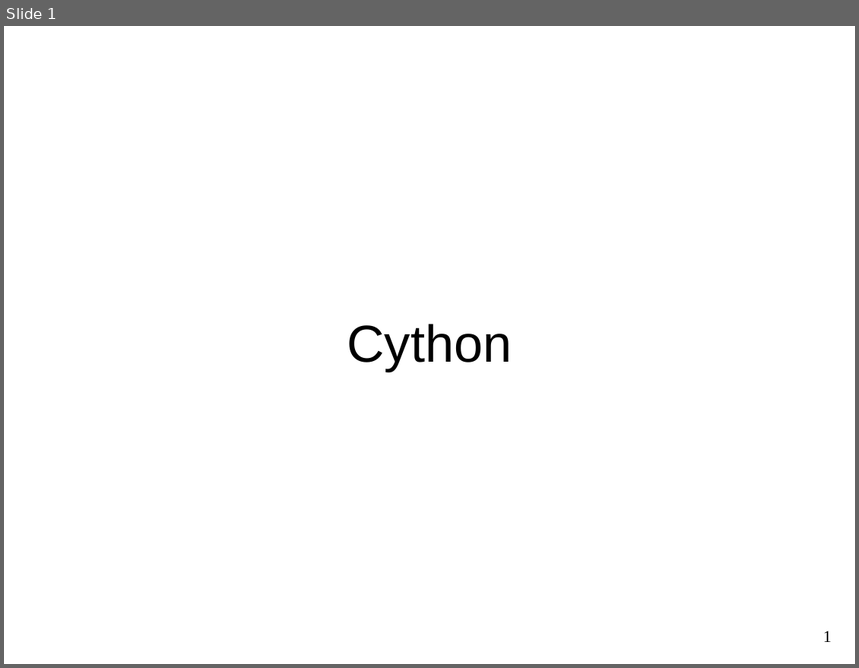
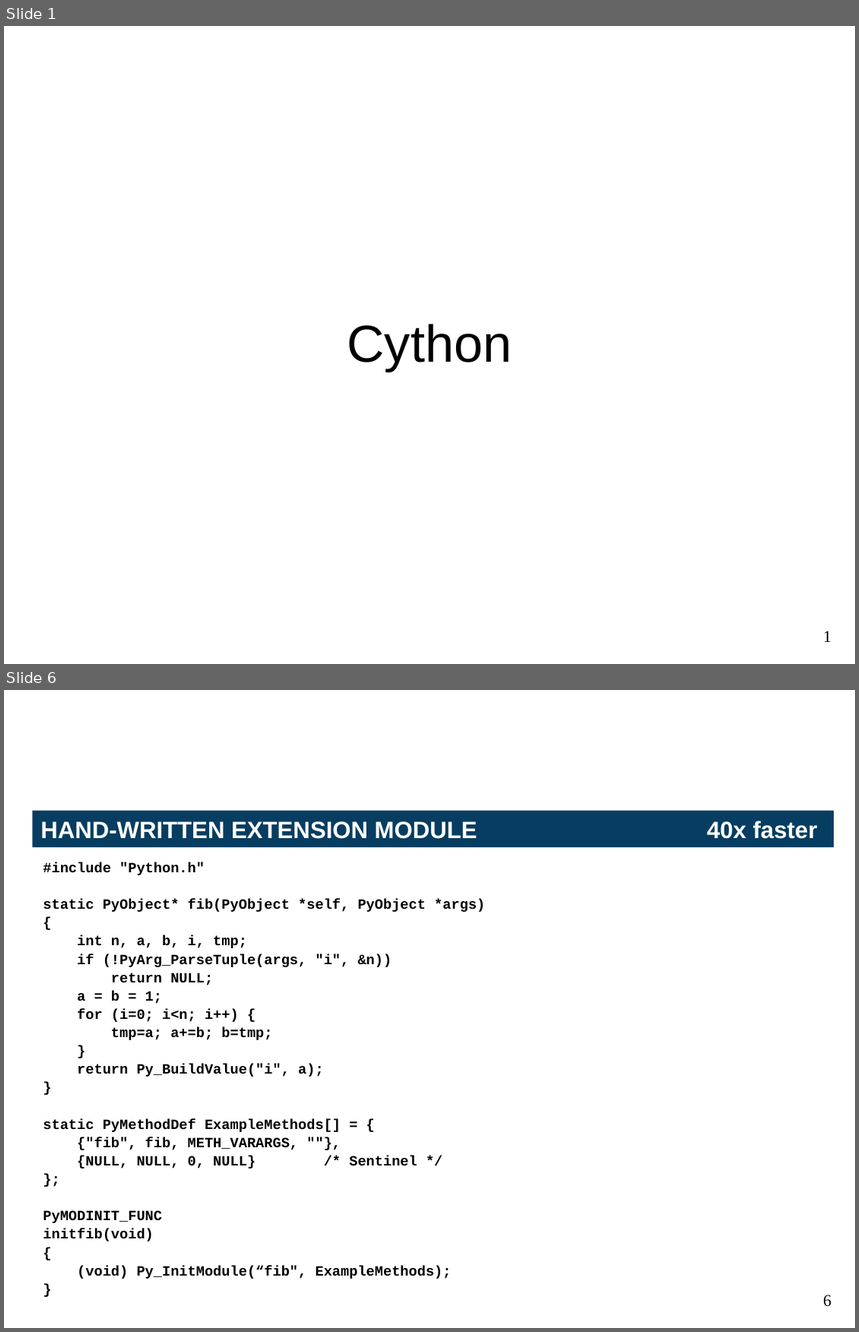
Before and after one commit to kwmsmith/scipy2013-cython-tutorial, a slide deck: Cython.pptx. Shown one above the other, each under a label of ours: slide 1 before the commit, slides 1 and 6 after it; the slides between them are not shown. The pictures are 859x668 and 859x1332 pixels, drawn with LibreOffice and Linux fonts; fonts in the diff are those of the drawing; background and template pictures are left out. Boxes give left, top, right and bottom in pixels: in the first picture for what was removed or moved away, otherwise in the second. Text is boxed around its words. In the diff, an @@ line names an element or a change of style, - is before the commit and + after.

```diff
--- a/Cython.pptx
+++ b/Cython.pptx
@@ slide 6 added at [4, 690, 855, 1328], background #FFFFFF @@
@@ rectangle added at [32, 811, 834, 847], fill #073D61, 20 pt, text #FFFFFF, bold @@
+HAND-WRITTEN EXTENSION MODULE 40x faster
@@ text added at [43, 863, 485, 1279], 12 pt, text #000000, bold @@
+#include "Python.h"
+static PyObject* fib(PyObject *self, PyObject *args)
+{
+int n, a, b, i, tmp;
+if (!PyArg_ParseTuple(args, "i", &n))
+return NULL;
+a = b = 1;
+for (i=0; i<n; i++) {
+tmp=a; a+=b; b=tmp;
+}
+return Py_BuildValue("i", a);
+}
+static PyMethodDef ExampleMethods[] = {
+{"fib", fib, METH_VARARGS, ""},
+{NULL, NULL, 0, NULL} /* Sentinel */
+};
+PyMODINIT_FUNC
+initfib(void)
+{
+(void) Py_InitModule(“fib", ExampleMethods);
+}
@@ title added at [77, 1009, 103, 1020], 40 pt, text #FFFFFF @@
+For the record...
@@ page number added at [823, 1295, 832, 1307], 14 pt, text #000000 @@
+6
```
Also in this commit, not shown: 12 slides changed, 38 other slides added, 8 slides removed, 14 other files.
